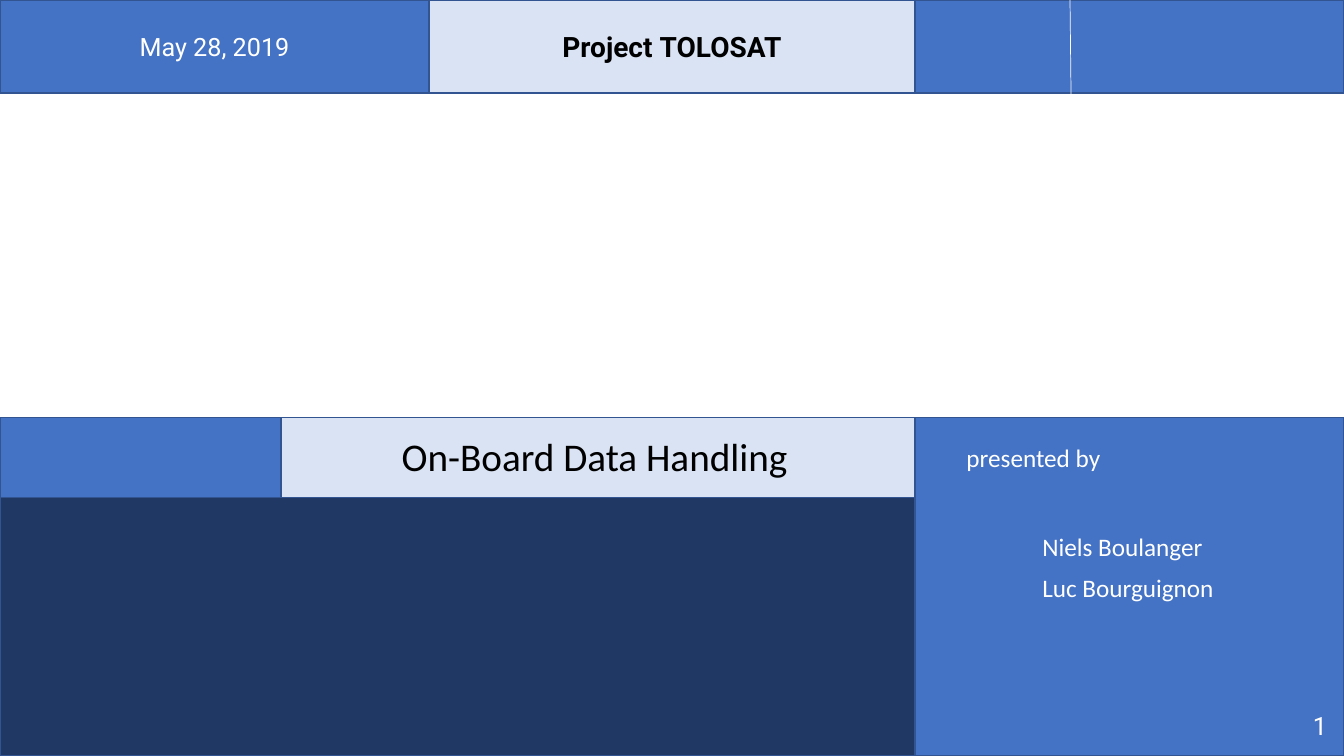
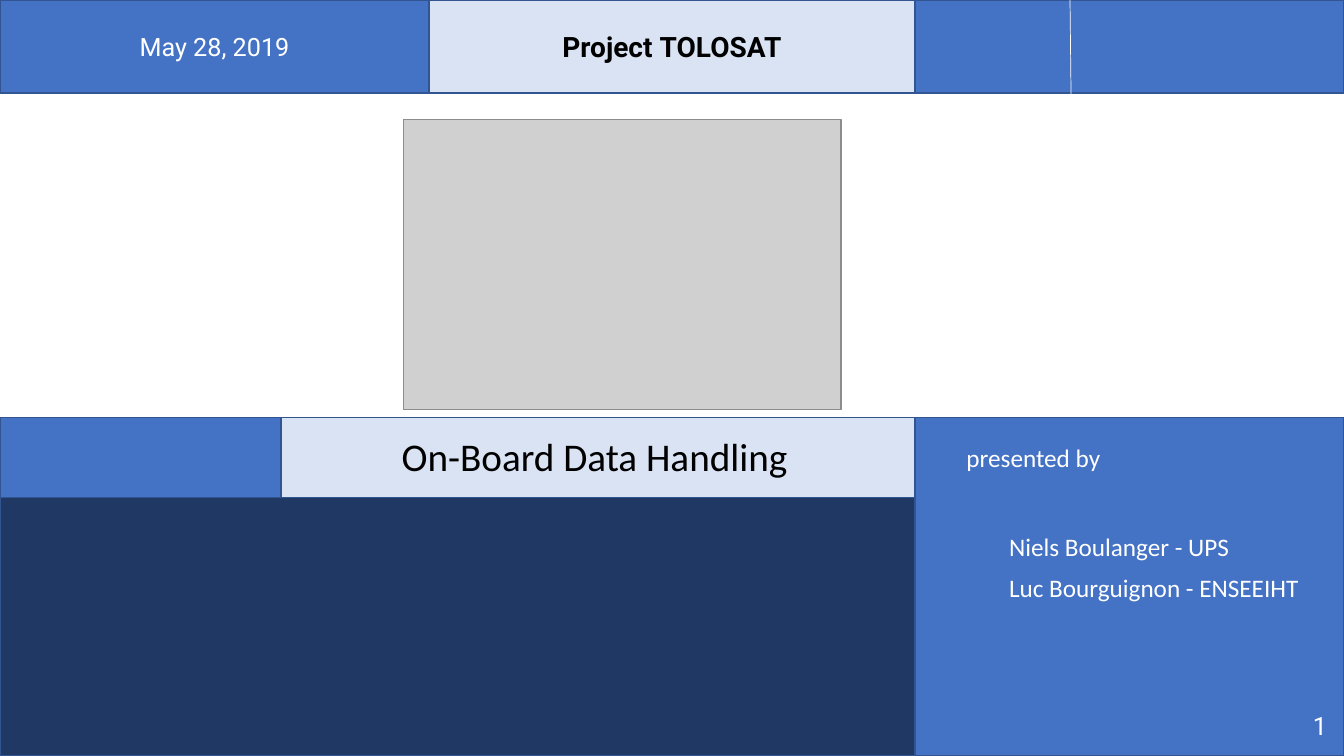
Before and after one commit to belmant/tolosat_systems_engineering, a slide deck: slide 1 of Files/OBDH.pptx. Drawn at 1344x756 pixels with LibreOffice and Linux fonts; fonts in the diff are those of the drawing; grey boxes stand for pictures; background and template pictures are left out. Boxes give left, top, right and bottom in pixels: in the first picture for what was removed or moved away, otherwise in the second. Text is boxed around its words. In the diff, an @@ line names an element or a change of style, - is before the commit and + after.

```diff
--- a/Files/OBDH.pptx
+++ b/Files/OBDH.pptx
@@ picture added at [403,120,841,409] @@
@@ text at [1009,538,1298,602]: text changed @@
-Niels Boulanger
-Luc Bourguignon
+Niels Boulanger - UPS
+Luc Bourguignon - ENSEEIHT
```
Also in this commit, not shown: 8 other slides changed, 10 other files.
